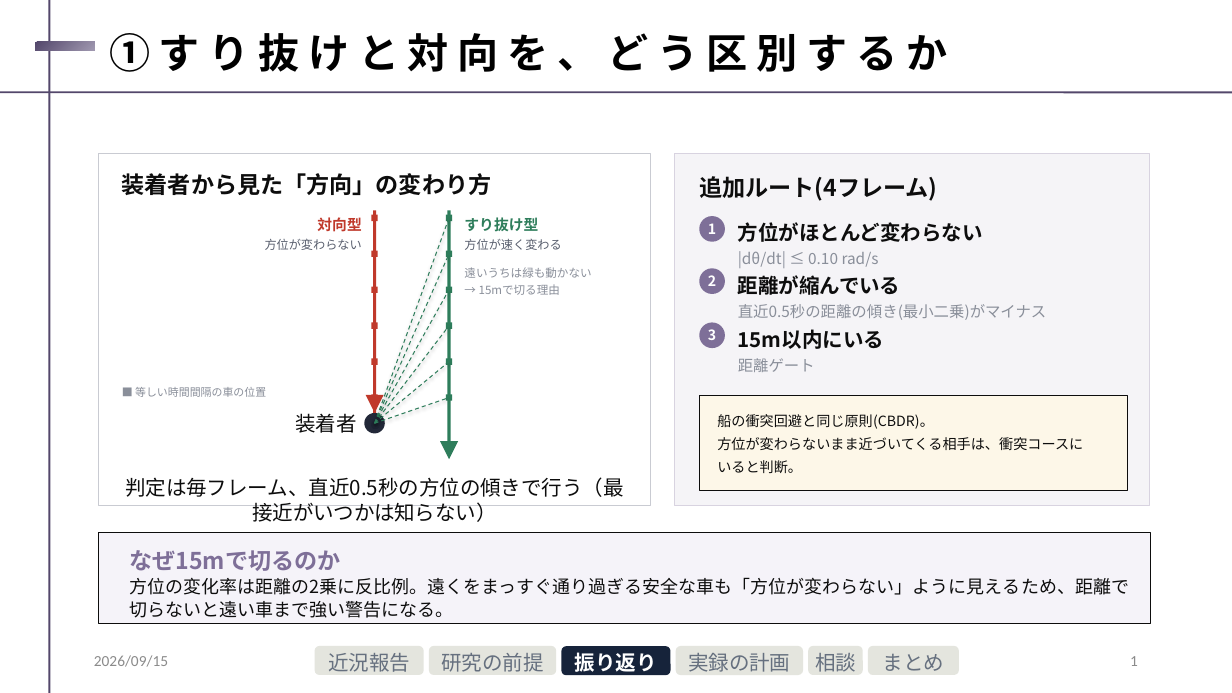
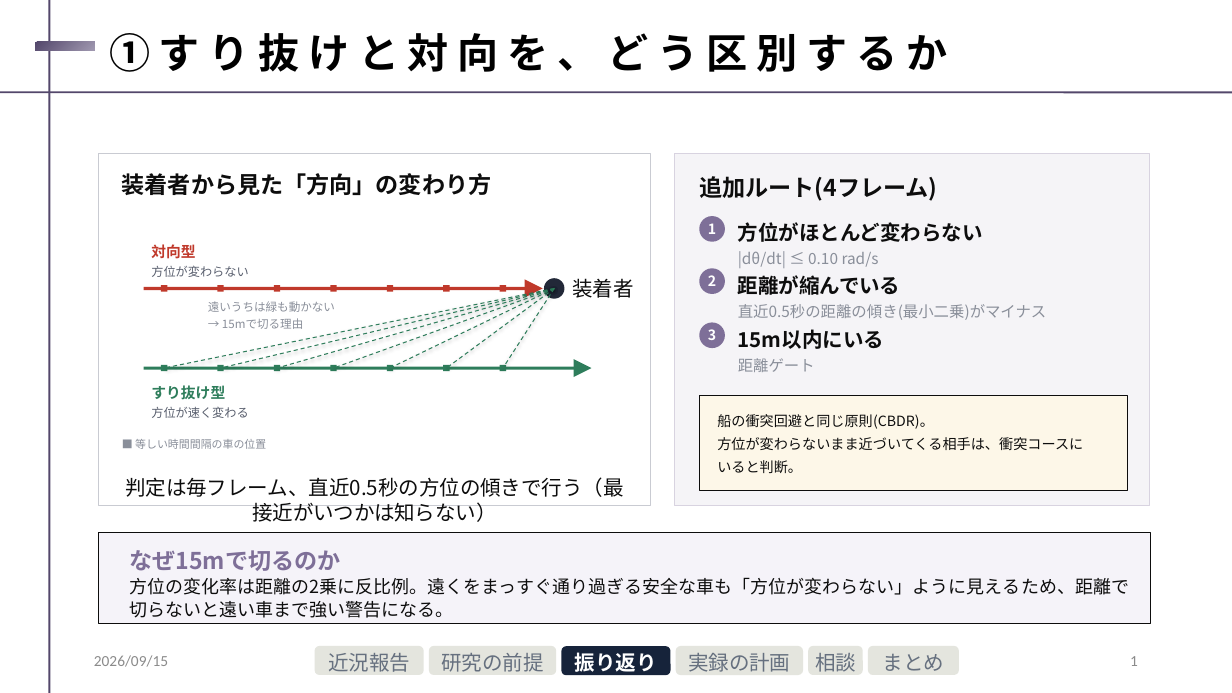
Before and after one commit to Noosdoo/Research, a slide deck: slide 1 of outdoor_seld_e2e/md/seminar/修正_すり抜けと対向_v2_2026-09-15.pptx. Drawn at 1232x693 pixels with LibreOffice and Linux fonts; fonts in the diff are those of the drawing. Boxes give left, top, right and bottom in pixels: in the first picture for what was removed or moved away, otherwise in the second. Text is boxed around its words. In the diff, an @@ line names an element or a change of style, - is before the commit and + after.

```diff
--- a/outdoor_seld_e2e/md/seminar/修正_すり抜けと対向_v2_2026-09-15.pptx
+++ b/outdoor_seld_e2e/md/seminar/修正_すり抜けと対向_v2_2026-09-15.pptx
@@ text "対向型" at box(151, 244, 248, 277): alignment right to left @@
@@ text "対向型": place and size @@
-text "対向型" at box(265, 217, 362, 250)
+text "対向型" at box(151, 244, 248, 277)
@@ rectangle: place and size @@
-rectangle at box(373, 211, 376, 413)
+rectangle at box(144, 287, 534, 290)
@@ rectangle: place and size @@
-rectangle at box(372, 214, 378, 221)
+rectangle at box(161, 286, 167, 292)
@@ line moved from (374, 423) - (449, 218) to (555, 288) - (165, 368) @@
@@ text "遠いうちは緑も動かない": place and size @@
-text "遠いうちは緑も動かない" at box(464, 267, 591, 295)
+text "遠いうちは緑も動かない" at box(208, 301, 335, 329)
@@ rectangle: place and size @@
-rectangle at box(372, 250, 378, 257)
+rectangle at box(217, 286, 224, 292)
@@ line moved from (374, 423) - (449, 254) to (555, 288) - (221, 368) @@
@@ rectangle: place and size @@
-rectangle at box(372, 287, 378, 293)
+rectangle at box(274, 286, 280, 292)
@@ line moved from (374, 423) - (449, 290) to (555, 288) - (277, 368) @@
@@ rectangle: place and size @@
-rectangle at box(372, 323, 378, 329)
+rectangle at box(331, 286, 337, 292)
@@ line moved from (374, 423) - (449, 326) to (555, 288) - (334, 368) @@
@@ rectangle: place and size @@
-rectangle at box(372, 359, 378, 365)
+rectangle at box(387, 286, 394, 292)
@@ line moved from (374, 423) - (449, 361) to (555, 288) - (390, 368) @@
@@ rectangle: place and size @@
-rectangle at box(372, 395, 378, 401)
+rectangle at box(444, 286, 450, 292)
@@ line moved from (374, 423) - (449, 397) to (555, 288) - (446, 368) @@
@@ rectangle added at box(500, 286, 506, 292), fill #C0392B @@
@@ line added from (555, 288) to (503, 368), #2E7D5B 0.8 pt dashed @@
@@ triangle at box(525, 280, 543, 298): rotation 180 to 90 degrees @@
@@ ellipse: place and size @@
-ellipse at box(364, 413, 384, 433)
+ellipse at box(544, 278, 565, 299)
@@ text "装着者": place and size @@
-text "装着者" at box(295, 413, 356, 433)
+text "装着者" at box(572, 278, 633, 298)
@@ text "装着者" at box(572, 278, 633, 298): alignment right to left @@
@@ rectangle: place and size @@
-rectangle at box(447, 211, 450, 442)
+rectangle at box(144, 367, 583, 370)
@@ text "すり抜け型": place and size @@
-text "すり抜け型" at box(464, 217, 561, 250)
+text "すり抜け型" at box(151, 385, 248, 418)
@@ rectangle: place and size @@
-rectangle at box(446, 214, 453, 221)
+rectangle at box(161, 365, 167, 372)
@@ rectangle: place and size @@
-rectangle at box(446, 250, 453, 257)
+rectangle at box(217, 365, 224, 372)
@@ rectangle: place and size @@
-rectangle at box(446, 287, 453, 293)
+rectangle at box(274, 365, 280, 372)
@@ rectangle: place and size @@
-rectangle at box(446, 323, 453, 329)
+rectangle at box(331, 365, 337, 372)
@@ rectangle: place and size @@
-rectangle at box(446, 359, 453, 365)
+rectangle at box(387, 365, 394, 372)
@@ rectangle: place and size @@
-rectangle at box(446, 395, 453, 401)
+rectangle at box(444, 365, 450, 372)
@@ rectangle added at box(500, 365, 506, 372), fill #2E7D5B @@
@@ triangle at box(574, 360, 592, 377): rotation 180 to 90 degrees @@
@@ text "■ 等しい時間間隔の車の位置": place and size @@
-text "■ 等しい時間間隔の車の位置" at box(135, 387, 266, 397)
+text "■ 等しい時間間隔の車の位置" at box(135, 439, 266, 449)
```
Also in this commit, not shown: 1 other file.
